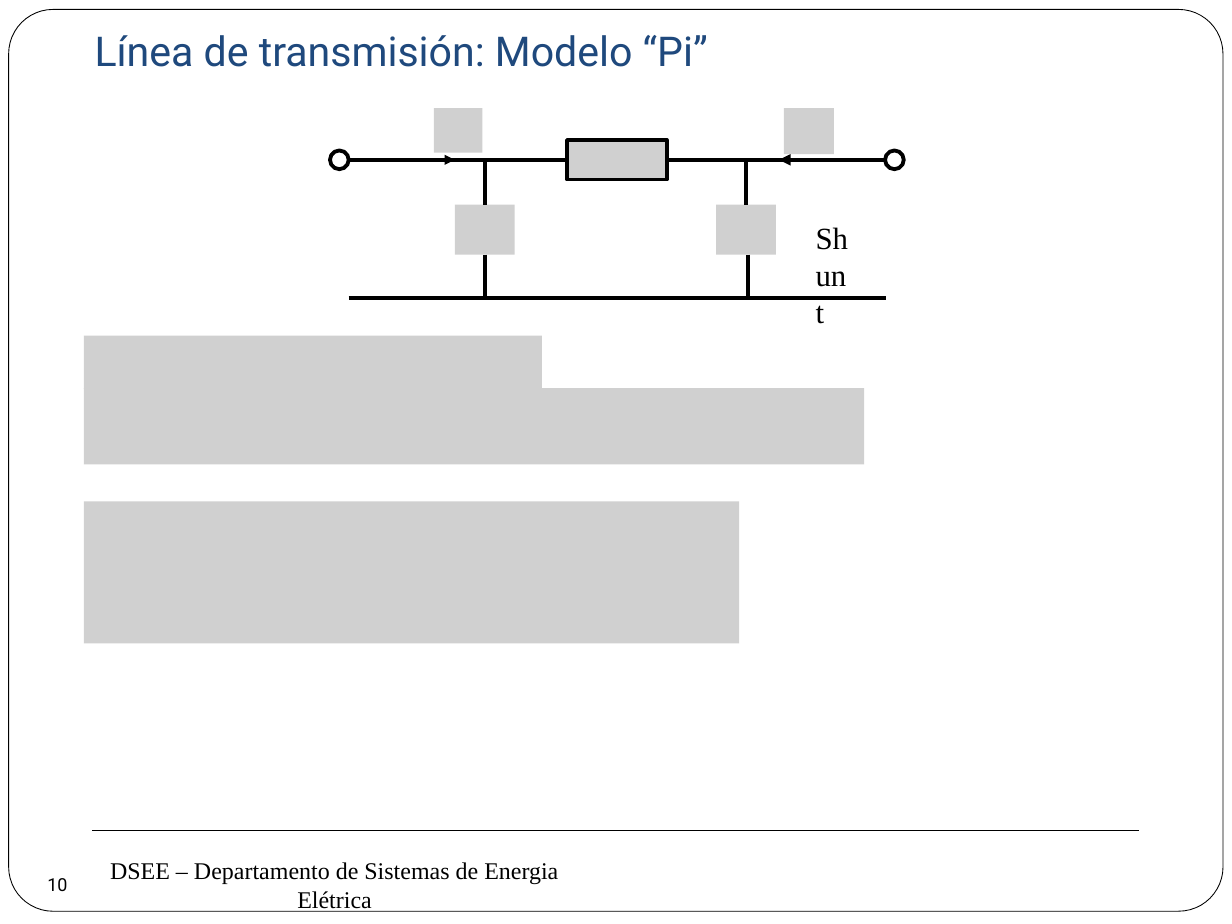
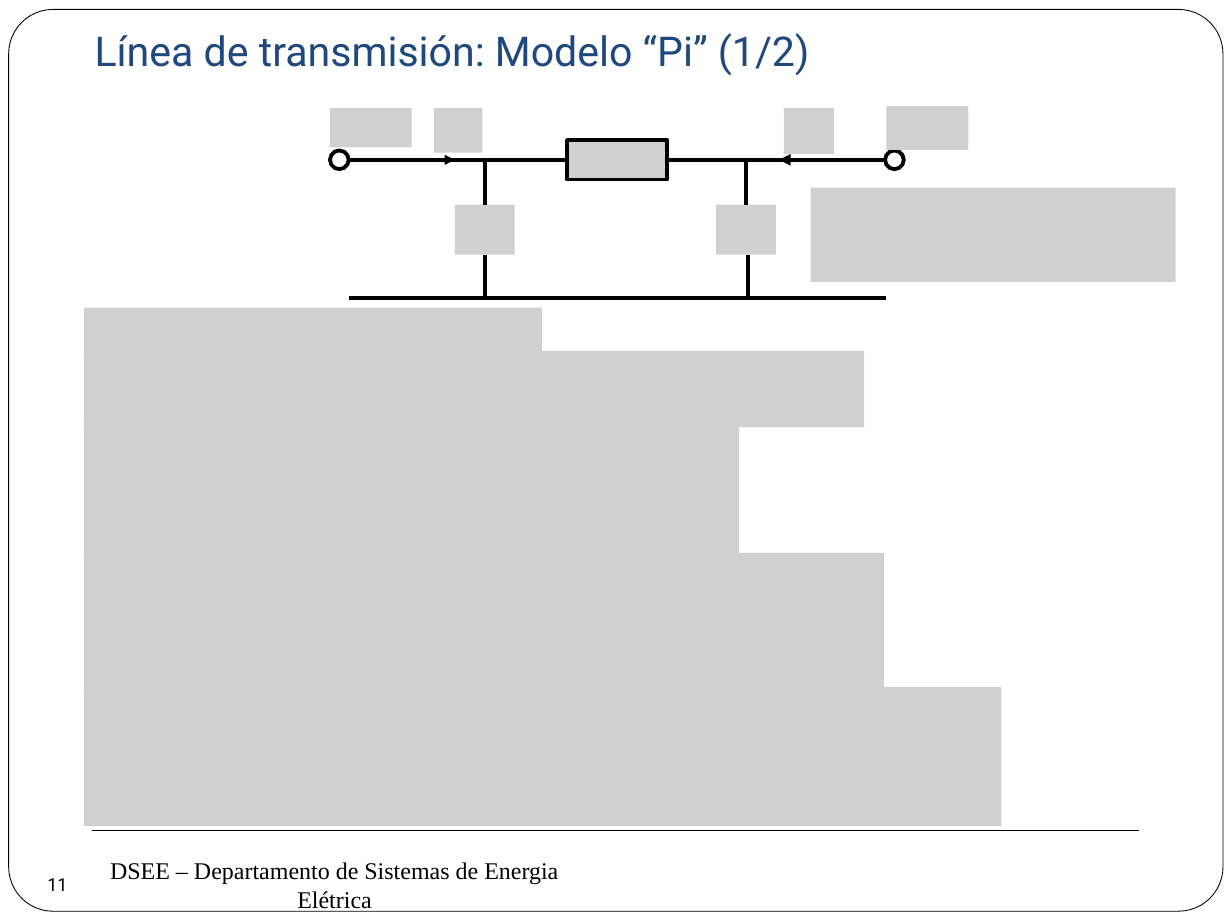
Before and after one commit to erikfilias/Power-Systems-Optimization-using-Julia-Language, a slide deck: slide 11 of 1. Lectures/Introducción a la Optimización aplicada a Sistemas de Energía Eléctrica/Dia 2/5. Power Flow.pptx (slide 10 before the commit). Drawn at 1232x924 pixels with LibreOffice and Linux fonts; fonts in the diff are those of the drawing; grey boxes stand for pictures; background and template pictures are left out. Boxes give left, top, right and bottom in pixels: in the first picture for what was removed or moved away, otherwise in the second. Text is boxed around its words. In the diff, an @@ line names an element or a change of style, - is before the commit and + after.

```diff
--- a/1. Lectures/Introducción a la Optimización aplicada a Sistemas de Energía Eléctrica/Dia 2/5. Power Flow.pptx
+++ b/1. Lectures/Introducción a la Optimización aplicada a Sistemas de Energía Eléctrica/Dia 2/5. Power Flow.pptx
@@ text at [95, 33, 809, 75]: text changed @@
-Línea de transmisión: Modelo “Pi”
+Línea de transmisión: Modelo “Pi” (1/2)
@@ picture added at [330, 108, 411, 148] @@
@@ picture added at [886, 106, 968, 150] @@
@@ picture added at [811, 187, 1175, 282] @@
@@ text removed at [803, 213, 860, 245] @@
-Shunt
@@ picture: place and size @@
-picture at [84, 335, 542, 388]
+picture at [84, 308, 542, 361]
@@ picture: place and size @@
-picture at [84, 388, 864, 464]
+picture at [84, 351, 864, 428]
@@ picture: place and size @@
-picture at [84, 501, 739, 643]
+picture at [84, 416, 739, 558]
@@ picture added at [84, 553, 885, 696] @@
@@ picture added at [84, 687, 1002, 827] @@
@@ page number at [47, 878, 67, 891]: text changed @@
-10
+11
```
Also in this commit, not shown: 2 other slides changed, 5 slides added, 3 slides removed.
